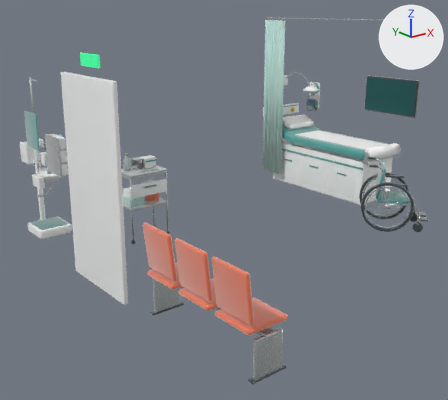
Before and after pictures for a commit that changed the glTF model prototype/drpatch-desk/models/ward.glb.
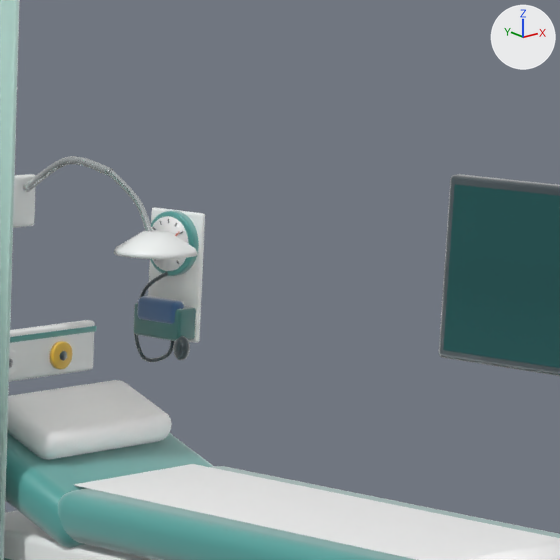
There are two pictures of each version: one whole from a 50 mm lens placed at (-51.1, -61.8, 19.3), pointed at (-7.0, -6.6, -2.7), one close up on the part from 63% to 86% of the width and 11% to 37% of the height. Lighting does not change. The marker at upper right points along +X, +Y and +Z. The last two pictures show the newer version. Where no turn or scale is listed for an object, it has been applied to the vertices.

Names of what the first close-up shows: 'BPBasket', 'BPBulb', 'BPCuff', 'BPDial', 'BPFace', 'BPHose', 'BPMount', 'BedBase', 'Curtain', 'ExamLampHead', 'GasRail', 'Headrest', 'Mattress', 'PaperSheet', 'Pillow', 'TVBody', 'TVFace' and 8 more.
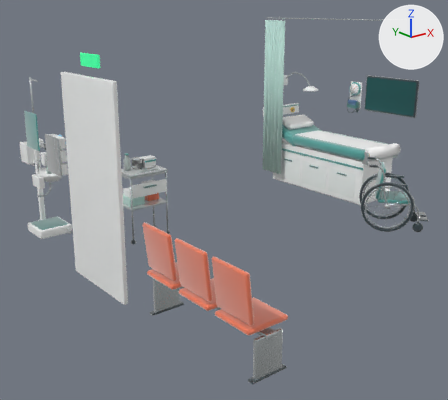
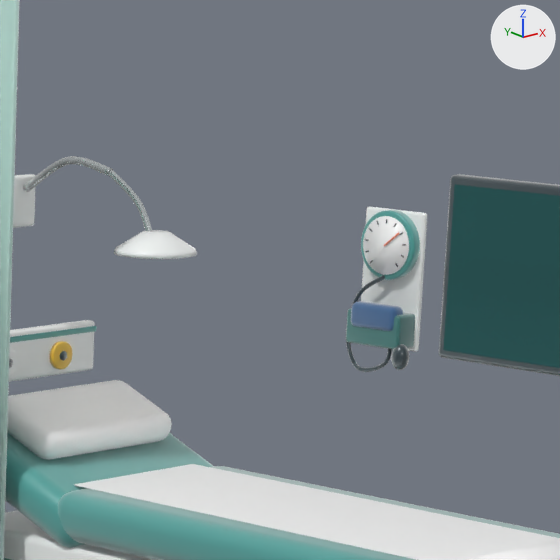
Boxes [x1, y1, x2, y2] around the edits, measured in the close-ups (560 x 560 px):
'BPMount', moved
    before: [148, 207, 205, 343]
    after: [361, 206, 427, 351]
'BPBasket', moved
    before: [134, 303, 196, 341]
    after: [346, 308, 415, 349]
'BPFace', moved
    before: [151, 216, 189, 271]
    after: [363, 216, 409, 275]
'BPCuff', moved
    before: [137, 296, 184, 324]
    after: [351, 301, 403, 331]
'BPDial', moved
    before: [150, 210, 199, 276]
    after: [361, 210, 420, 280]
'BPHose', moved
    before: [134, 271, 175, 362]
    after: [346, 275, 392, 372]
'BPBulb', moved
    before: [173, 336, 190, 360]
    after: [391, 344, 409, 370]
'BPNeedle', moved (not visible before)
    after: [384, 232, 400, 246]

The change, as a diff of the scene's bpy script:
```diff
--- a/prototype/drpatch-desk/models/ward.glb.py
+++ b/prototype/drpatch-desk/models/ward.glb.py
@@ ob_bpbasket @@
 ob_bpbasket = bpy.data.objects.new('BPBasket', me_cube_033)
-ob_bpbasket.location = (24.27, 9.2, 4.0)
+ob_bpbasket.location = (24.27, 0.6, 4.8)
@@ ob_bpbulb @@
 ob_bpbulb = bpy.data.objects.new('BPBulb', me_sphere)
-ob_bpbulb.location = (24.02, 8.2, 3.3)
+ob_bpbulb.location = (24.02, -0.4, 4.1)
@@ ob_bpcuff @@
 ob_bpcuff = bpy.data.objects.new('BPCuff', me_cube_034)
-ob_bpcuff.location = (24.07, 9.2, 4.35)
+ob_bpcuff.location = (24.07, 0.6, 5.15)
@@ ob_bpdial @@
 ob_bpdial = bpy.data.objects.new('BPDial', me_cylinder_009)
-ob_bpdial.location = (24.47, 9.2, 6.4)
+ob_bpdial.location = (24.47, 0.6, 7.2)
@@ ob_bpface @@
 ob_bpface = bpy.data.objects.new('BPFace', me_cylinder_010)
-ob_bpface.location = (24.28, 9.2, 6.4)
+ob_bpface.location = (24.28, 0.6, 7.2)
@@ ob_bphose @@
 ob_bphose = bpy.data.objects.new('BPHose', me_bphose)
-ob_bphose.location = (24.62, 9.2, 6.4)
+ob_bphose.location = (24.62, 0.6, 7.2)
@@ ob_bpmount @@
 ob_bpmount = bpy.data.objects.new('BPMount', me_cube_020)
-ob_bpmount.location = (24.67, 9.2, 5.4)
+ob_bpmount.location = (24.67, 0.6, 6.2)
@@ ob_bpneedle @@
 ob_bpneedle = bpy.data.objects.new('BPNeedle', me_cube_032)
-ob_bpneedle.location = (24.22, 8.96, 6.6)
+ob_bpneedle.location = (24.22, 0.36, 7.4)
```
